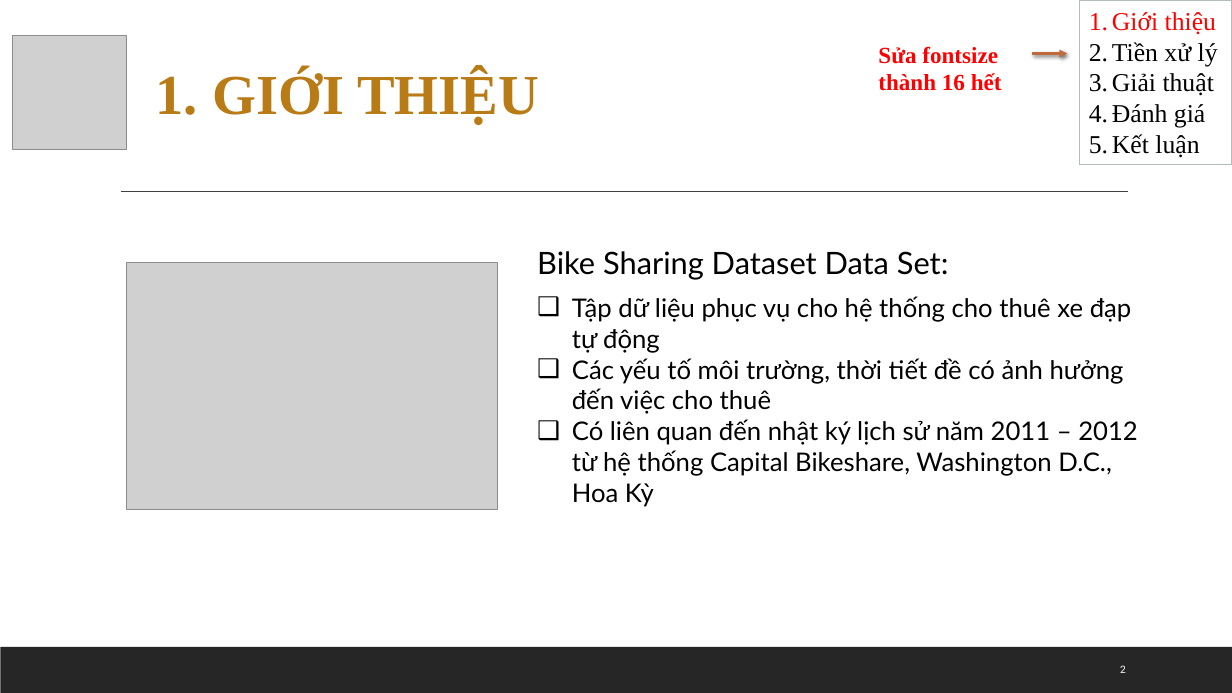
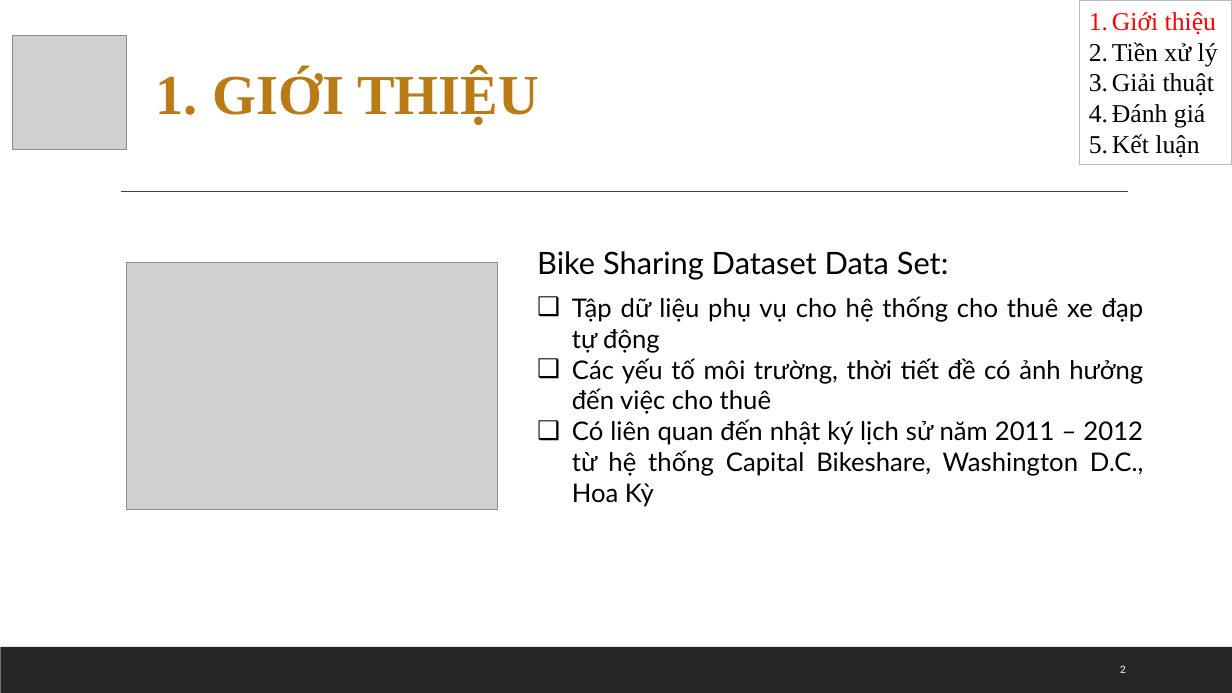
Before and after one commit to yllaw99/bike-sharing-predication-VN, a slide deck: slide 2 of btn-baocao.pptx. Drawn at 1232x693 pixels with LibreOffice and Linux fonts; fonts in the diff are those of the drawing; grey boxes stand for pictures. Boxes give left, top, right and bottom in pixels: in the first picture for what was removed or moved away, otherwise in the second. Text is boxed around its words. In the diff, an @@ line names an element or a change of style, - is before the commit and + after.

```diff
--- a/btn-baocao.pptx
+++ b/btn-baocao.pptx
@@ text removed at (878, 46, 1002, 91) @@
-Sửa fontsize thành 16 hết
@@ arrow removed from (1032, 54) to (1067, 54) @@
@@ text at (572, 296, 1144, 353): text changed @@
-❑ Tập dữ liệu phục vụ cho hệ thống cho thuê xe đạp tự động
+❑ Tập dữ liệu phụ vụ cho hệ thống cho thuê xe đạp tự động
@@ text at (572, 358, 1144, 507): alignment left to justified @@
```
Also in this commit, not shown: 4 other slides changed, 2 slides added, 2 slides removed.
